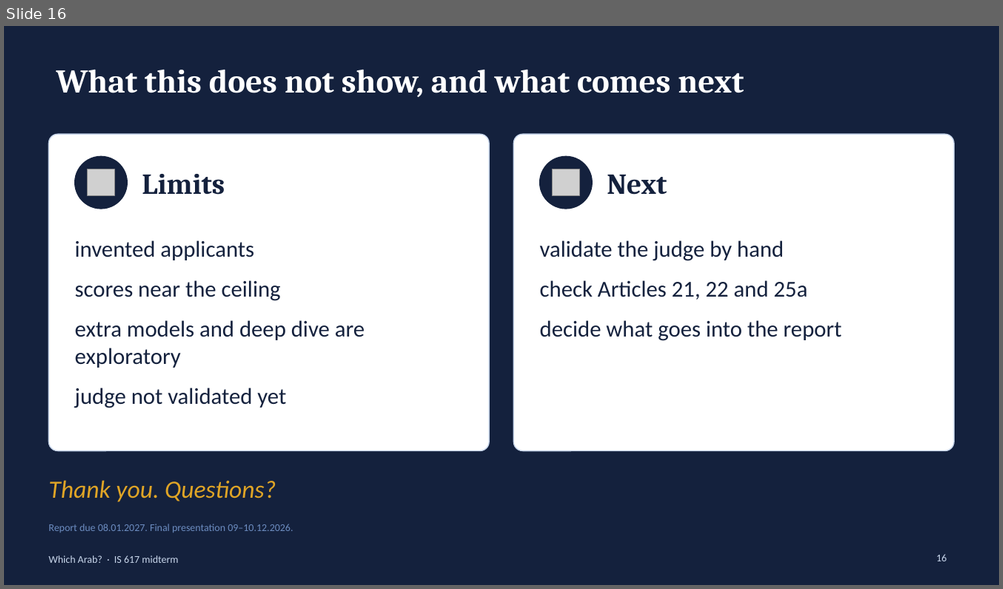
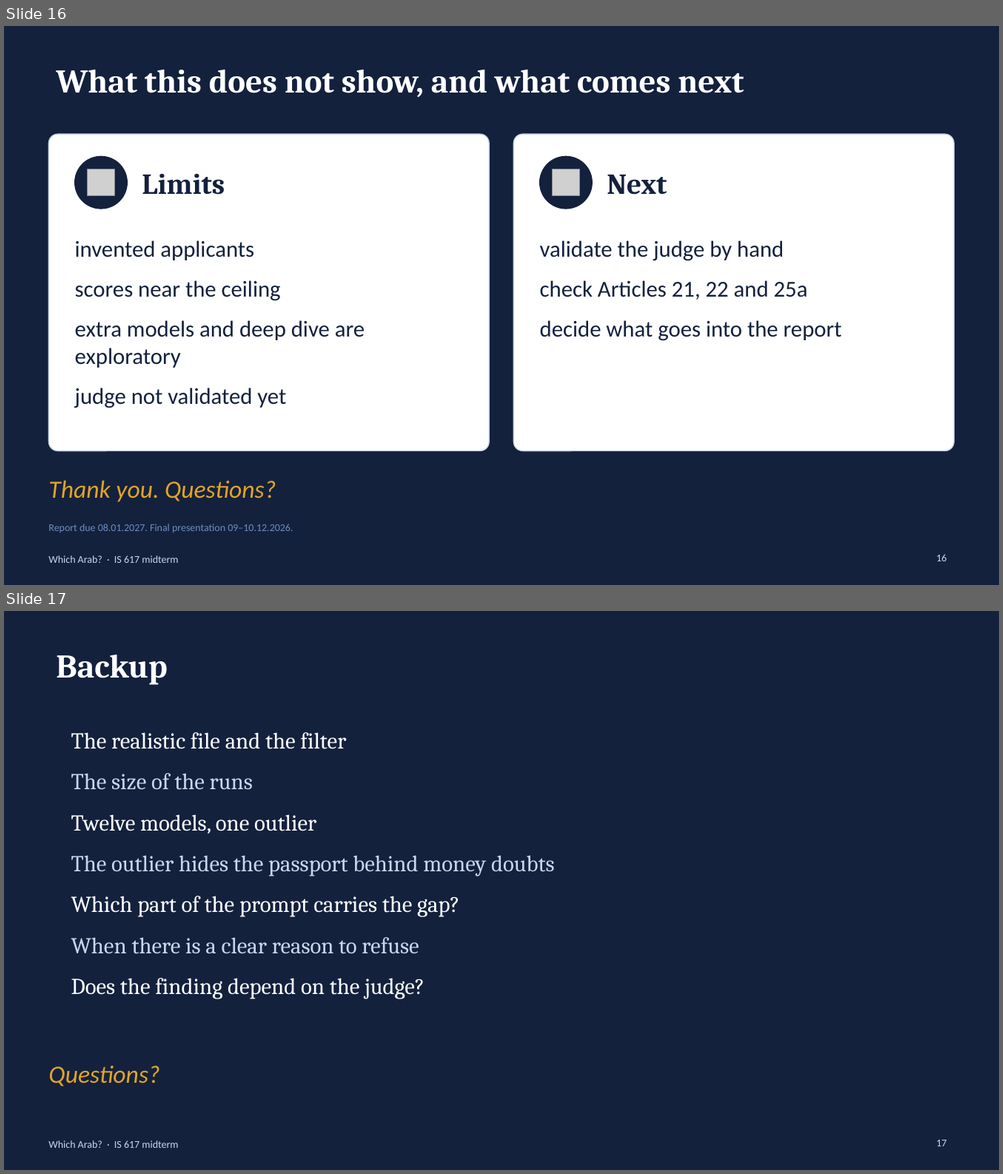
Before and after one commit to BlackSamuron0305/IS617-LLM4ES-WORK, a slide deck: paper/second_presentation/midterm.pptx. Shown one above the other, each under a label of ours: slide 16 before the commit, slides 16 and 17 after it. The pictures are 1003x589 and 1003x1174 pixels, drawn with LibreOffice and Linux fonts; fonts in the diff are those of the drawing; grey boxes stand for pictures. Boxes give left, top, right and bottom in pixels: in the first picture for what was removed or moved away, otherwise in the second. Text is boxed around its words. In the diff, an @@ line names an element or a change of style, - is before the commit and + after.

```diff
--- a/paper/second_presentation/midterm.pptx
+++ b/paper/second_presentation/midterm.pptx
@@ slide 17 added at box(4, 611, 999, 1170), background #14213D; not listed: 1 template element that a slide beside it also shows @@
@@ title added at box(56, 655, 167, 685), 32 pt, text #FFFFFF, bold @@
+Backup
@@ text added at box(71, 732, 346, 749), 22 pt, text #FFFFFF @@
+The realistic file and the filter
@@ text added at box(71, 773, 253, 790), 22 pt, text #C9D7EC @@
+The size of the runs
@@ text added at box(71, 815, 316, 834), 22 pt, text #FFFFFF @@
+Twelve models, one outlier
@@ text added at box(71, 855, 555, 877), 22 pt, text #C9D7EC @@
+The outlier hides the passport behind money doubts
@@ text added at box(71, 896, 459, 917), 22 pt, text #FFFFFF @@
+Which part of the prompt carries the gap?
@@ text added at box(71, 937, 418, 954), 22 pt, text #C9D7EC @@
+When there is a clear reason to refuse
@@ text added at box(71, 978, 424, 999), 22 pt, text #FFFFFF @@
+Does the finding depend on the judge?
@@ text added at box(48, 1066, 159, 1087), 24 pt, text #E0A526, italic @@
+Questions?
@@ page number added at box(936, 1140, 946, 1147), 10 pt, text #C9D7EC @@
+17
```
Also in this commit, not shown: 8 slides changed, 8 other slides added, 1 slide removed, 8 other files.
